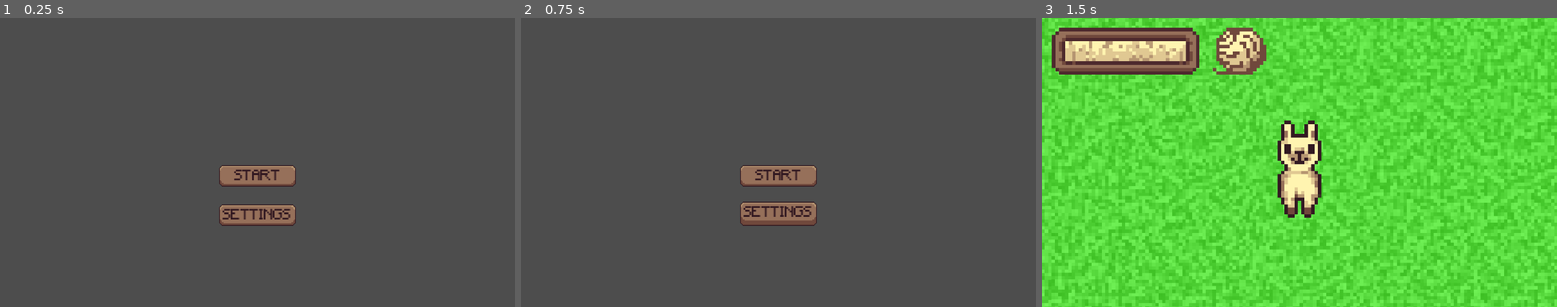
Above: before the commit, frames 1-3 (left to right).
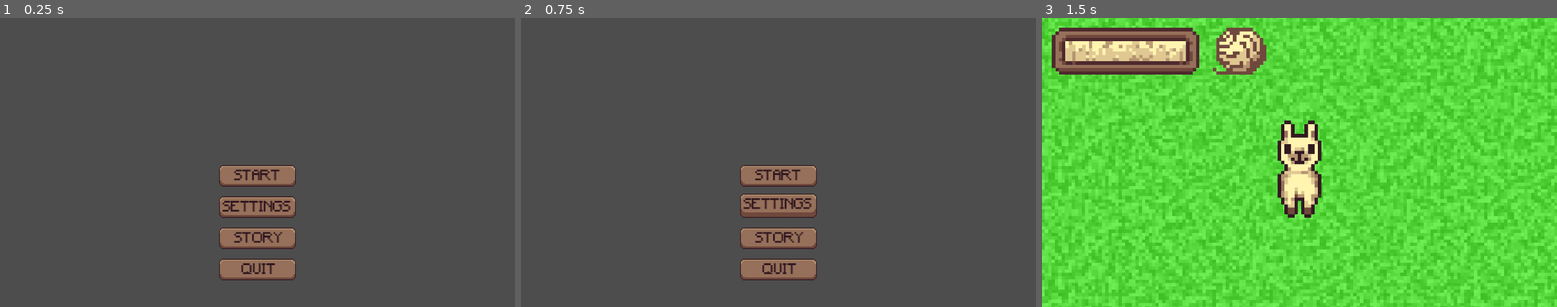
Above: after the commit, the same moments.

Repository: k4444th/Shear-Madness
Game: Godot game, scene res://scenes/startmenu.tscn
Same seed, same stepped clock (60 frames per second), same inputs: the game is played once before the commit and once after it.
Inputs:
- Up to frame 1 (0.25 s): no input
- Up to frame 2 (0.75 s): click "SETTINGS" at 0.5 s
- Up to frame 3 (1.5 s): click "START" at 1.25 s

The runs differ from the first frame. In frame 1, 3.3% of the frame differs, in the area x 42-58%, y 61-91%; in frame 2, 3.5%, in the area x 42-58%, y 60-91%; in frame 3, nothing differs.

Commit message:
Add startscreen buttons

Diff:
--- /dev/null
+++ b/scenes/buttons/quitButton.tscn
@@ -0,0 +1,8 @@
+[gd_scene load_steps=2 format=3 uid="uid://c88vnpep45v5o"]
+
+[ext_resource type="PackedScene" uid="uid://dt4a4cadovi6q" path="res://scenes/buttons/button.tscn" id="1_tvx81"]
+
+[node name="QuitButton" instance=ExtResource("1_tvx81")]
+
+[node name="Text" parent="." index="0"]
+text = "QUIT"
--- a/scenes/buttons/settingsButton.tscn
+++ b/scenes/buttons/settingsButton.tscn
@@ -2,7 +2,7 @@
 
 [ext_resource type="PackedScene" uid="uid://dt4a4cadovi6q" path="res://scenes/buttons/button.tscn" id="1_3jq0j"]
 
-[node name="Button" instance=ExtResource("1_3jq0j")]
+[node name="SettingButton" instance=ExtResource("1_3jq0j")]
 
 [node name="Text" parent="." index="0"]
 offset_left = 4.0
--- /dev/null
+++ b/scenes/buttons/storyButton.tscn
@@ -0,0 +1,8 @@
+[gd_scene load_steps=2 format=3 uid="uid://e2v2iys5mky7"]
+
+[ext_resource type="PackedScene" uid="uid://dt4a4cadovi6q" path="res://scenes/buttons/button.tscn" id="1_bke4c"]
+
+[node name="StoryButton" instance=ExtResource("1_bke4c")]
+
+[node name="Text" parent="." index="0"]
+text = "STORY"
--- a/scenes/startmenu.tscn
+++ b/scenes/startmenu.tscn
@@ -1,8 +1,10 @@
-[gd_scene load_steps=4 format=3 uid="uid://dy28qprjs4wqe"]
+[gd_scene load_steps=6 format=3 uid="uid://dy28qprjs4wqe"]
 
 [ext_resource type="Script" uid="uid://cip6tsk18q5wq" path="res://scripts/startmenu.gd" id="1_u4tt2"]
 [ext_resource type="PackedScene" uid="uid://r5qk2r6ktoum" path="res://scenes/buttons/startButton.tscn" id="2_t0y3k"]
 [ext_resource type="PackedScene" uid="uid://d2qpwgie6okri" path="res://scenes/buttons/settingsButton.tscn" id="3_ids67"]
+[ext_resource type="PackedScene" uid="uid://e2v2iys5mky7" path="res://scenes/buttons/storyButton.tscn" id="4_cy0qo"]
+[ext_resource type="PackedScene" uid="uid://c88vnpep45v5o" path="res://scenes/buttons/quitButton.tscn" id="5_ihhoq"]
 
 [node name="Startmenu" type="Node"]
 script = ExtResource("1_u4tt2")
@@ -14,10 +16,22 @@
 offset_left = -43.0
 offset_right = 43.0
 
-[node name="Button" parent="." instance=ExtResource("3_ids67")]
+[node name="SettingsButton" parent="." instance=ExtResource("3_ids67")]
 offset_left = -43.0
-offset_top = 44.0
+offset_top = 35.0
 offset_right = 43.0
-offset_bottom = 84.0
+offset_bottom = 75.0
+
+[node name="StoryButton" parent="." instance=ExtResource("4_cy0qo")]
+offset_left = -43.0
+offset_top = 70.0
+offset_right = 43.0
+offset_bottom = 110.0
+
+[node name="QuitButton" parent="." instance=ExtResource("5_ihhoq")]
+offset_left = -43.0
+offset_top = 105.0
+offset_right = 43.0
+offset_bottom = 145.0
 
 [connection signal="pressed" from="StartButton" to="." method="_on_start_button_pressed"]
